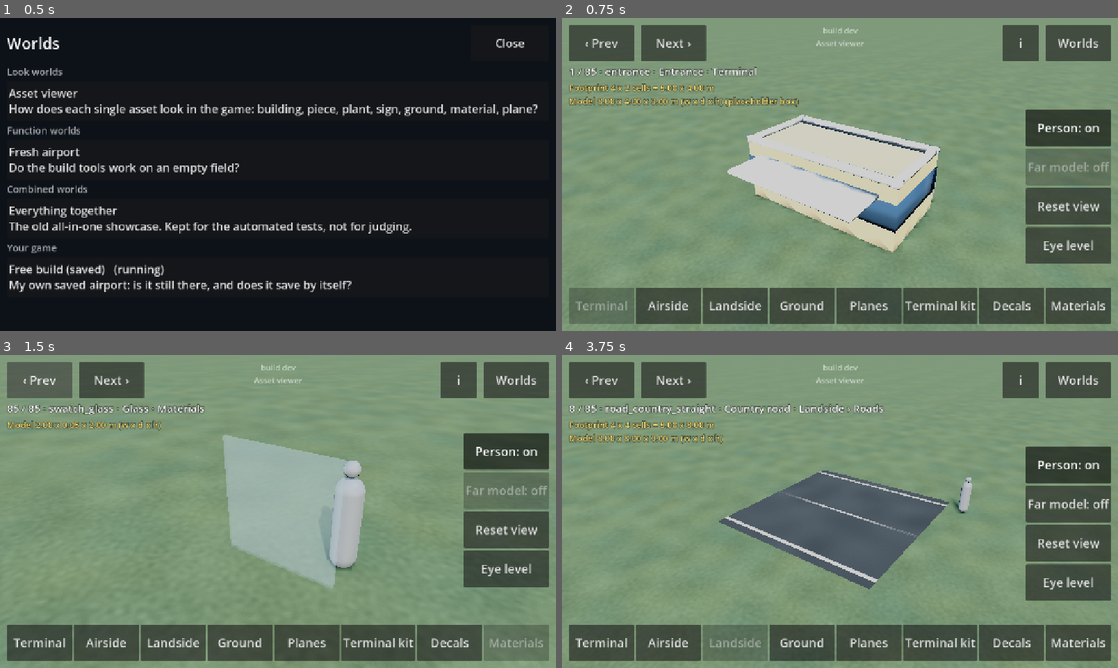
Above: before the commit, frames 1-4 (two rows, left to right).
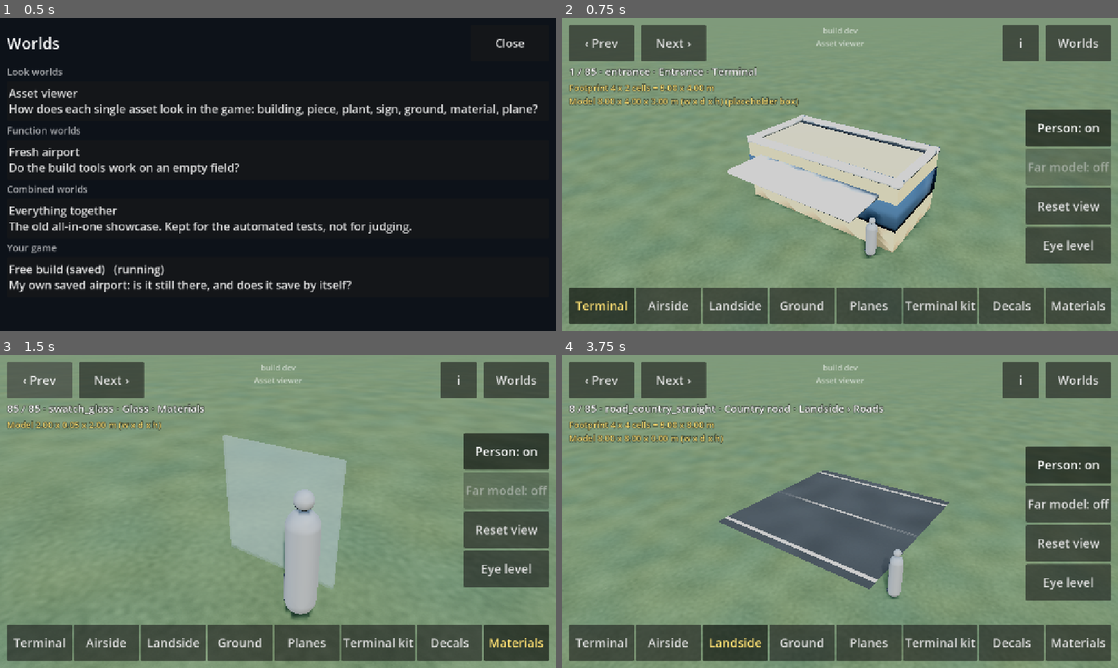
Above: after the commit, the same moments.

Repository: jakobmaier16-pixel/airport-idle
Game: Godot game, scene res://scenes/main/main.tscn
Two runs of this game, one before a commit and one after it. Both use one fixed random seed, a clock stepped at 60 frames per second and the inputs below.
Inputs:
- Up to frame 1 (0.5 s): no input
- Up to frame 2 (0.75 s): click "Asset viewer How does each si…" at 0.5 s
- Up to frame 3 (1.5 s): click "‹ Prev" at 1.25 s
- Up to frame 4 (3.75 s): click "Terminal" at 2 s; click "Airside" at 2.75 s; click "Landside" at 3.5 s

Frame 1 is identical in both runs. In frame 2, 1.7% of the frame differs, in the area x 1-68%, y 50-98%; in frame 3, 4.1%, in the area x 51-99%, y 33-98%; in frame 4, 2.0%.

Commit message:
Viewer: figure on the camera side, current category marked, far-model reset on item change
Co-Authored-By: Claude Fable 5.2 <noreply@anthropic.com>
Claude-Session: https://claude.ai/code/session_016JzPU8AkwxWN3HSzg2RW6F

Diff:
--- a/scenes/viewer/asset_viewer.gd
+++ b/scenes/viewer/asset_viewer.gd
@@ -11,7 +11,7 @@
 ## The grey figure's height (a person 1.80 m tall).
 const PERSON_HEIGHT: float = 1.8
 const PERSON_COLOR: Color = Color(0.55, 0.56, 0.58)
-## How far the figure stands from the item's edge, in metres.
+## How far the figure stands outside the item's bounds, in metres.
 const PERSON_GAP: float = 1.0
 
 @export var camera: ViewerCamera
@@ -78,6 +78,9 @@
 	_frame.position += anchor
 	_size_text = ViewerCatalog.size_text(item, self)
 	_place_person()
+	# The stand-in exists only for some items: for the others the switch goes back to off.
+	if not has_far_model():
+		far_model = false
 	_apply_far_model()
 	camera.frame(_frame)
 	item_changed.emit(index)
@@ -195,13 +198,16 @@
 	_item_root.add_child(swatch)
 
 
-# The figure stands just off the item's edge, on the right as the start view sees it, so it is as far from
-# the camera as the item itself (a figure in front of the item would look huge).
+# The figure stands on the camera's side of the item (front right as the start view sees it), just
+# outside its bounds: never hidden behind the item and never inside it. Big items: about PERSON_GAP from the edge.
 func _place_person() -> void:
+	var yaw := deg_to_rad(ViewerCamera.START_YAW_DEG)
+	var towards_camera := Vector3(sin(yaw), 0.0, cos(yaw))
+	var right := Vector3(cos(yaw), 0.0, -sin(yaw))
+	var way := (towards_camera + right * 0.3).normalized()
 	var middle := _frame.get_center()
-	var right := Vector3(cos(deg_to_rad(ViewerCamera.START_YAW_DEG)), 0.0, -sin(deg_to_rad(ViewerCamera.START_YAW_DEG)))
-	var reach := minf((_frame.size.x * 0.5) / absf(right.x), (_frame.size.z * 0.5) / absf(right.z))
-	_person.position = Vector3(middle.x, 0.0, middle.z) + right * (reach + PERSON_GAP)
+	var reach := minf((_frame.size.x * 0.5) / maxf(absf(way.x), 0.001), (_frame.size.z * 0.5) / maxf(absf(way.z), 0.001))
+	_person.position = Vector3(middle.x, 0.0, middle.z) + way * (reach + PERSON_GAP)
 	_person.visible = person_visible
 
 
--- a/scenes/viewer/viewer_hud.gd
+++ b/scenes/viewer/viewer_hud.gd
@@ -65,6 +65,7 @@
 	for category in ViewerCatalog.categories(viewer.items):
 		var button := _button("Category_%s" % category, category, _category_row)
 		button.set_meta(&"category", category)
+		button.toggle_mode = true
 		button.pressed.connect(viewer.show_category.bind(category))
 
 	_person_button = _button("PersonButton", "Person", action_row)
@@ -87,14 +88,22 @@
 	_label.text = _viewer.label_text()
 	_size_label.text = _viewer.size_text()
 	var category := _viewer.current_item().category
+	# The current category looks selected (pressed, yellow text), the others are normal and tappable.
 	for button: Button in _category_row.get_children():
-		button.disabled = button.get_meta(&"category") == category
+		var current: bool = button.get_meta(&"category") == category
+		button.set_pressed_no_signal(current)
+		if current:
+			button.add_theme_color_override(&"font_color", Color(1.0, 0.88, 0.45))
+			button.add_theme_color_override(&"font_pressed_color", Color(1.0, 0.88, 0.45))
+			button.add_theme_color_override(&"font_hover_pressed_color", Color(1.0, 0.88, 0.45))
+		else:
+			button.remove_theme_color_override(&"font_color")
+			button.remove_theme_color_override(&"font_pressed_color")
+			button.remove_theme_color_override(&"font_hover_pressed_color")
 	_person_button.set_pressed_no_signal(_viewer.person_visible)
 	_person_button.text = "Person: %s" % ("on" if _viewer.person_visible else "off")
 	# The far model exists only for items that have one; for the others the switch is off and disabled.
 	var has_far := _viewer.has_far_model()
-	if not has_far:
-		_viewer.set_far_model(false)
 	_far_button.disabled = not has_far
 	_far_button.set_pressed_no_signal(_viewer.far_model)
 	_far_button.text = "Far model: %s" % ("on" if _viewer.far_model else "off")
--- a/tests/cases/test_68_asset_viewer.gd
+++ b/tests/cases/test_68_asset_viewer.gd
@@ -133,7 +133,7 @@
 	for expected in ["Terminal", "Airside", "Landside", "Ground", "Planes", "Terminal kit", "Decals", "Materials"]:
 		check(names.has(expected), "category %s in the row" % expected)
 	for button: Button in row.get_children():
-		if button.disabled:
+		if button.button_pressed:
 			continue
 		await press(button)
 		var first: ViewerItem = null
@@ -314,3 +314,36 @@
 	check(not manager().visible, "no manager")
 	check(not ui("TouchJoystick").visible and not ui("BuildMenu").visible and not ui("InfoPanel").visible, "no joystick, build menu or flights list")
 	check(not ui("TopButtons/ViewButton").visible, "no view button")
+
+
+func test_current_category_is_marked_not_locked() -> void:
+	await enter_world(TestWorlds.ASSET_VIEWER)
+	var row := ui("ViewerHud/CategoryRow")
+	for target in ["Landside", "Planes", "Materials"]:
+		for button: Button in row.get_children():
+			if button.text == target:
+				await press(button)
+		await frames(1)
+		for button: Button in row.get_children():
+			check(not button.disabled, "%s is never disabled" % button.text)
+			check_eq(button.button_pressed, button.text == target, "%s: the mark is on %s only" % [button.text, target])
+			check_eq(button.has_theme_color_override(&"font_color"), button.text == target, "%s: the colour mark" % button.text)
+
+
+func test_person_is_visible_outside_the_item_on_the_camera_side() -> void:
+	await enter_world(TestWorlds.ASSET_VIEWER)
+	var camera := _camera()
+	for id in [&"terminal_facade_glass", &"curb_dropoff_segment", &"aircraft_stand", &"runway", &"swatch_paving"]:
+		await _show(id)
+		var person := _viewer().person()
+		var bounds := _viewer().frame_bounds()
+		var spot := person.global_position
+		var body := Vector3(spot.x, 0.9, spot.z)
+		check(not camera.is_position_behind(body), "%s: the figure is in front of the camera" % id)
+		check(Rect2(Vector2.ZERO, screen_size()).has_point(camera.unproject_position(body)), "%s: the figure is on screen" % id)
+		var flat := Rect2(bounds.position.x, bounds.position.z, bounds.size.x, bounds.size.z)
+		check(not flat.has_point(Vector2(spot.x, spot.z)), "%s: the figure is outside the item's bounds" % id)
+		var eye := Vector2(camera.global_position.x, camera.global_position.z)
+		check(eye.distance_to(Vector2(spot.x, spot.z)) < eye.distance_to(Vector2(bounds.get_center().x, bounds.get_center().z)), "%s: nearer to the camera than the item's centre" % id)
+		var edge := flat.grow(3.5)
+		check(edge.has_point(Vector2(spot.x, spot.z)), "%s: within about 3 m of the item's edge" % id)
Binary file changed: docs/screenshots/test_worlds/viewer_road_piece.png
Binary file changed: docs/screenshots/test_worlds/viewer_stand.png
Binary file changed: docs/screenshots/test_worlds/viewer_terminal_facade.png
